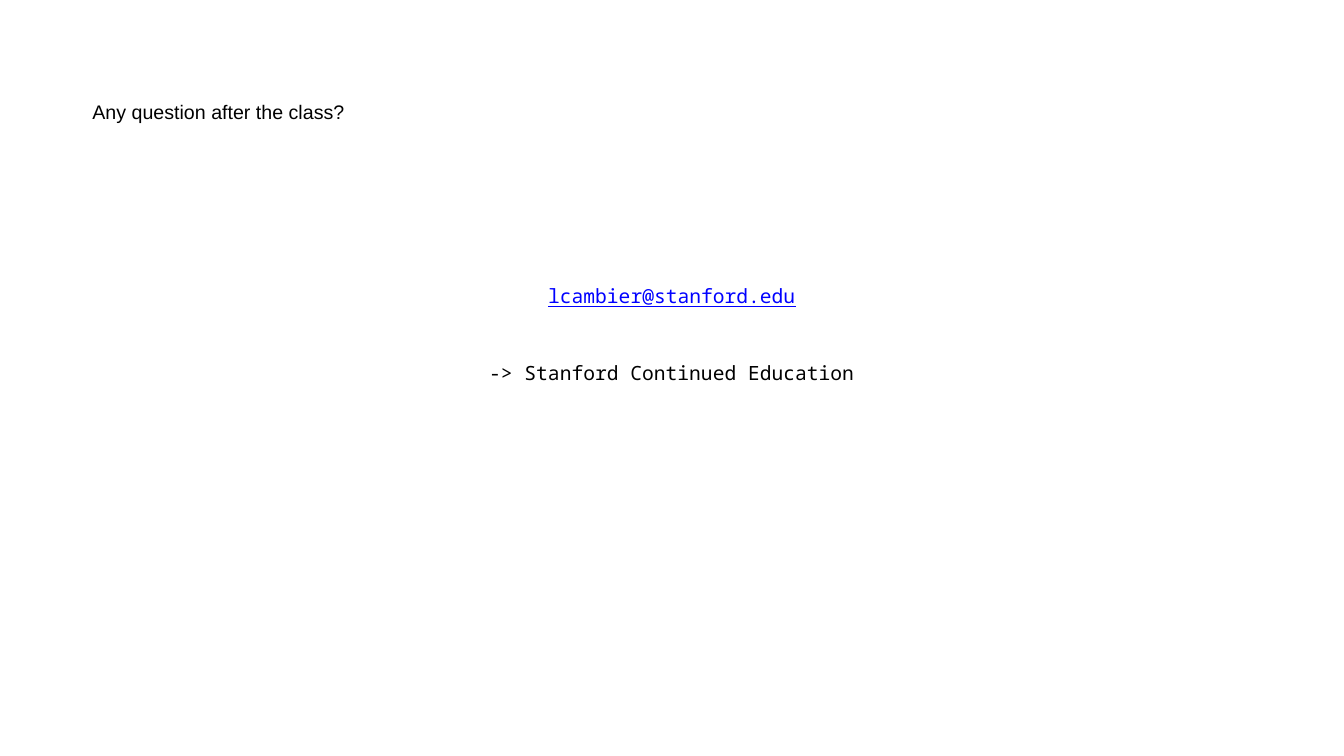
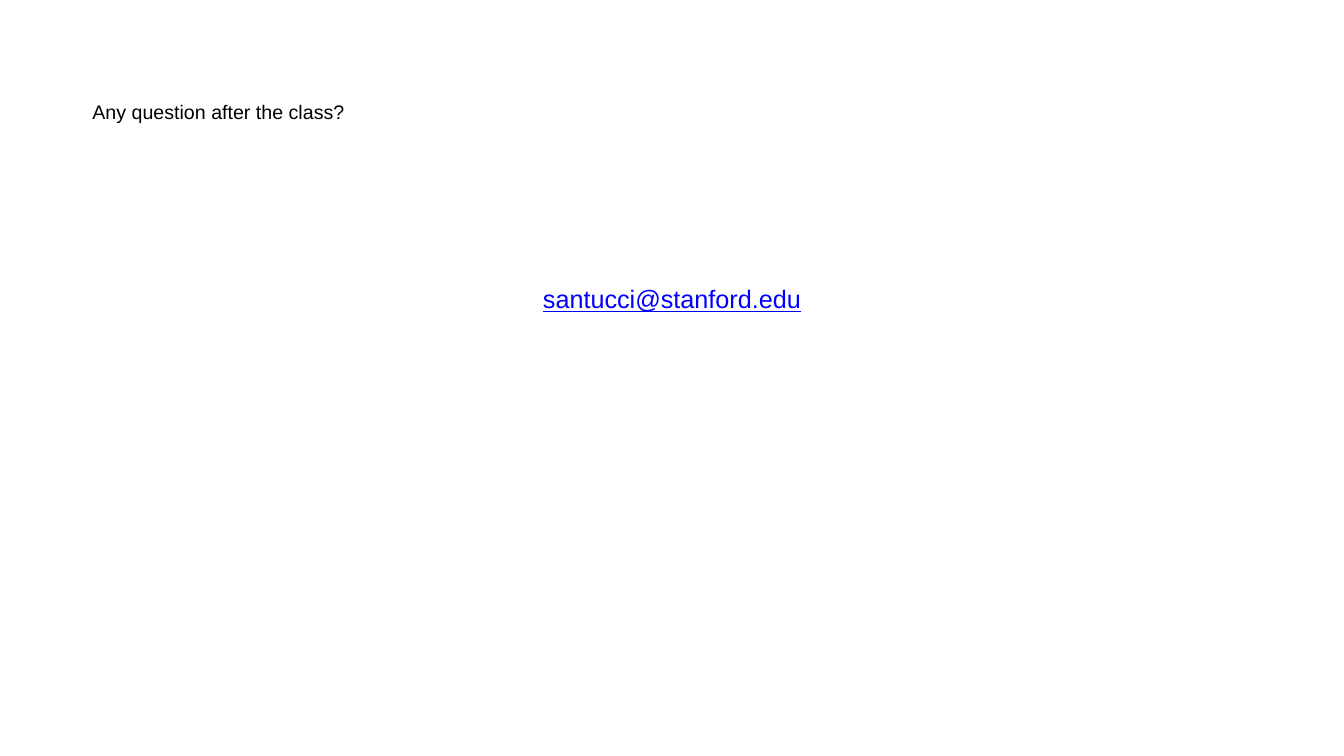
Before and after one commit to asantucci/Python-Workshop, a slide deck: slide 41 of slides.pptx. Drawn at 1344x756 pixels with LibreOffice and Linux fonts; fonts in the diff are those of the drawing. Boxes give left, top, right and bottom in pixels: in the first picture for what was removed or moved away, otherwise in the second. Text is boxed around its words. In the diff, an @@ line names an element or a change of style, - is before the commit and + after.

Commit message:
Added contact info.

```diff
--- a/slides.pptx
+++ b/slides.pptx
@@ text at bbox=[543, 289, 801, 312]: text changed; size 14 to 18 pt; font Noto Sans Mono to Arial; text colour #000000 to #0000FF @@
-lcambier@stanford.edu
--> Stanford Continued Education
+santucci@stanford.edu
```
